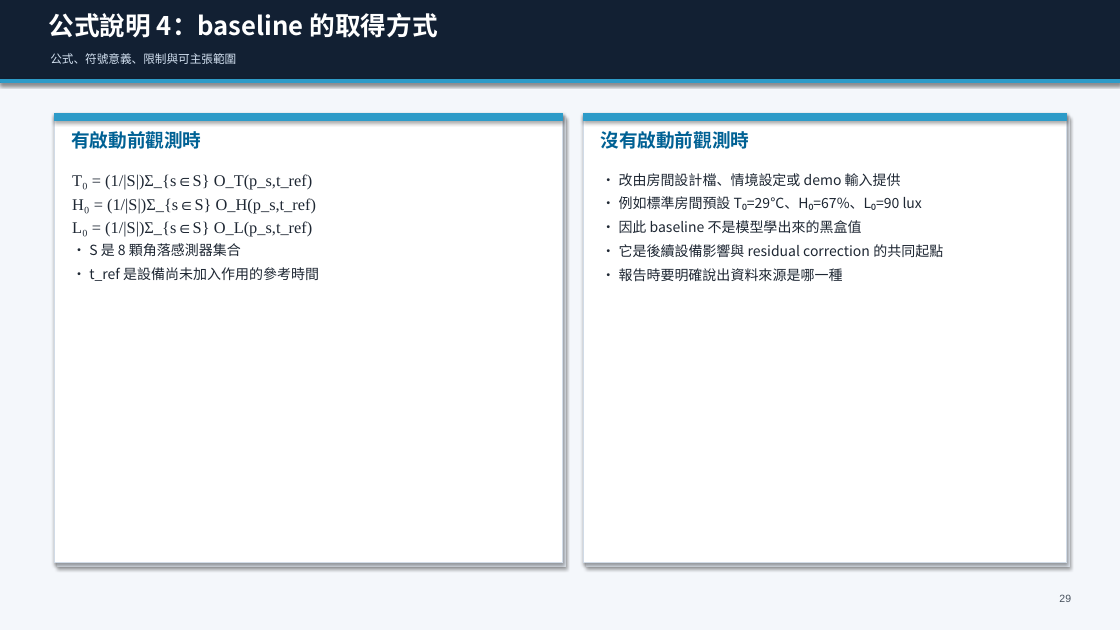
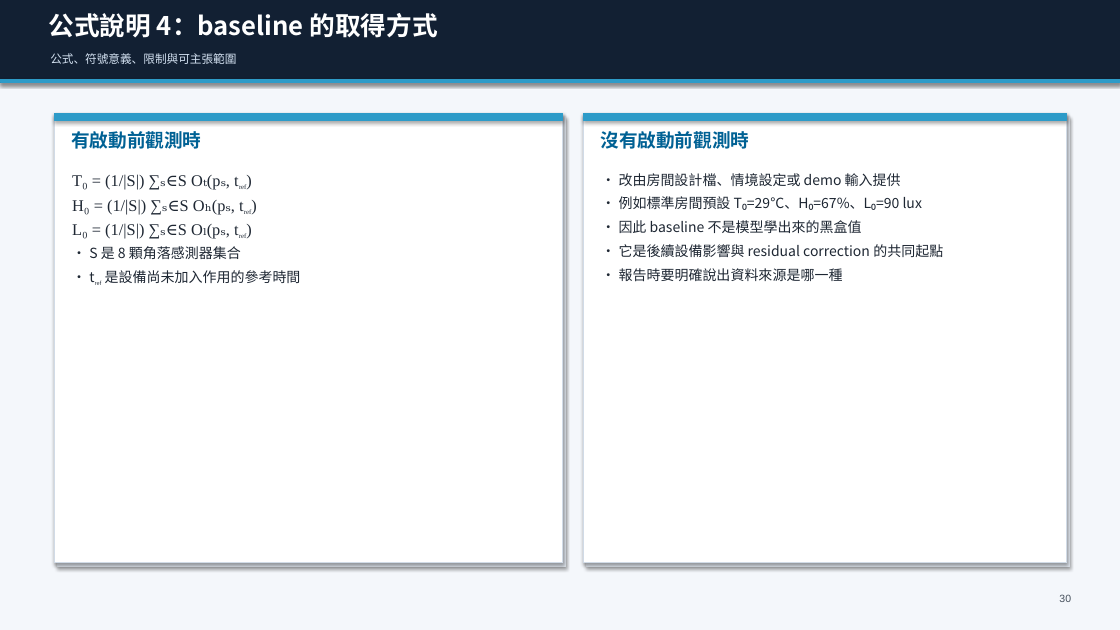
Before and after one commit to Yunitrish006006/A-Spatial-Digital-Twin-Prototype-for-Indoor-Spaces-with-Environmental-Factors, a slide deck: slide 30 of docs/papers/thesis/thesis_presentation_zh_30min.pptx (slide 29 before the commit). Drawn at 1120x630 pixels with LibreOffice and Linux fonts; fonts in the diff are those of the drawing. Boxes give left, top, right and bottom in pixels: in the first picture for what was removed or moved away, otherwise in the second. Text is boxed around its words. In the diff, an @@ line names an element or a change of style, - is before the commit and + after.

```diff
--- a/docs/papers/thesis/thesis_presentation_zh_30min.pptx
+++ b/docs/papers/thesis/thesis_presentation_zh_30min.pptx
@@ text at [72,174,189,239]: text changed @@
-T₀ = (1/|S|)Σ_{s∈S} O_T(p_s,t_ref)
-H₀ = (1/|S|)Σ_{s∈S} O_H(p_s,t_ref)
-L₀ = (1/|S|)Σ_{s∈S} O_L(p_s,t_ref)
+T₀ = (1/|S|) ∑ₛ∈S Oₜ(pₛ, tref)
+H₀ = (1/|S|) ∑ₛ∈S Oₕ(pₛ, tref)
+L₀ = (1/|S|) ∑ₛ∈S Oₗ(pₛ, tref)
@@ text at [105,270,301,283]: text changed @@
-• t_ref 是設備尚未加入作用的參考時間
+• tref 是設備尚未加入作用的參考時間
```
Also in this commit, not shown: 39 other slides changed, 1 slide added, 25 other files.
